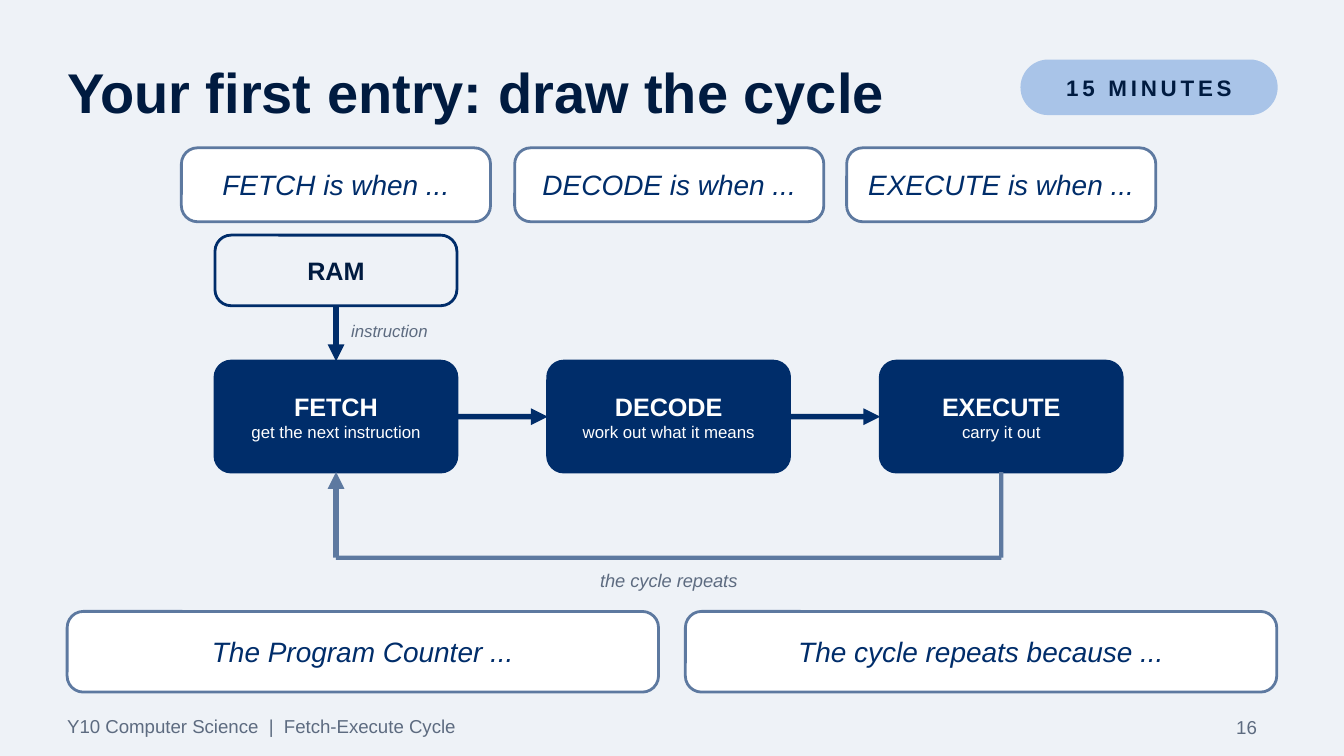
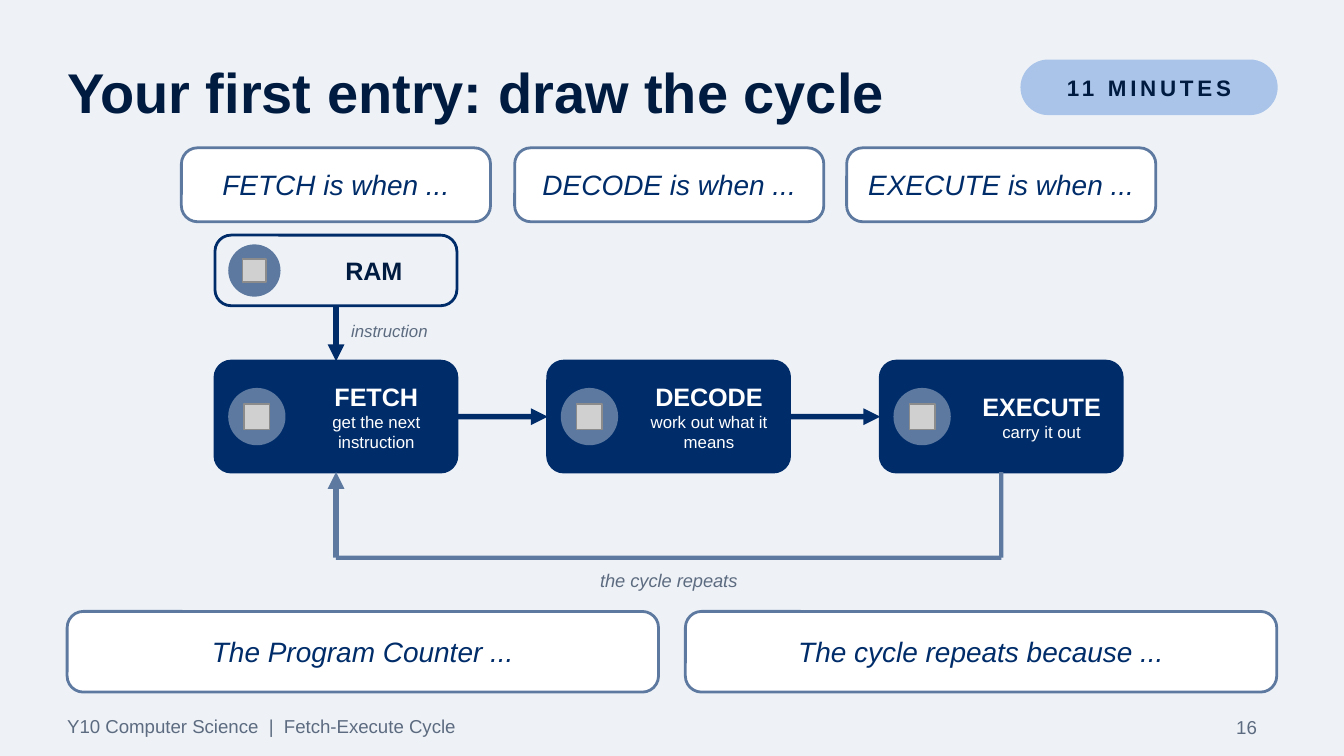
Before and after one commit to Dr-Hughes/Teaching-Materials, a slide deck: slide 16 of computer-science/gcse/y10-systems-architecture-the-fetch-execute-cycle/y10-fetch-execute-cycle.pptx. Drawn at 1344x756 pixels with LibreOffice and Linux fonts; fonts in the diff are those of the drawing; grey boxes stand for pictures. Boxes give left, top, right and bottom in pixels: in the first picture for what was removed or moved away, otherwise in the second. Text is boxed around its words. In the diff, an @@ line names an element or a change of style, - is before the commit and + after.

```diff
--- a/computer-science/gcse/y10-systems-architecture-the-fetch-execute-cycle/y10-fetch-execute-cycle.pptx
+++ b/computer-science/gcse/y10-systems-architecture-the-fetch-execute-cycle/y10-fetch-execute-cycle.pptx
@@ text at (1067,80,1094,96): text changed @@
-15 MINUTES
+11 MINUTES
@@ text "RAM": place and size @@
-text "RAM" at (307,262,364,280)
+text "RAM" at (345,262,402,280)
@@ ellipse added at (230,245,281,296), fill #5D79A0, outline #5D79A0 1 pt @@
@@ picture added at (243,259,266,282) @@
@@ ellipse added at (230,388,285,444), fill #5D79A0, outline #5D79A0 1 pt @@
@@ text "FETCH" rewrapped from (251,398,421,442) to (332,388,420,448) @@
@@ ellipse added at (562,388,617,444), fill #5D79A0, outline #5D79A0 1 pt @@
@@ text "DECODE" rewrapped from (583,398,754,438) to (651,388,767,448) @@
@@ ellipse added at (895,388,950,444), fill #5D79A0, outline #5D79A0 1 pt @@
@@ text "EXECUTE": place and size @@
-text "EXECUTE" at (942,398,1061,442)
+text "EXECUTE" at (982,398,1101,442)
@@ picture added at (245,405,270,430) @@
@@ picture added at (577,405,602,430) @@
@@ picture added at (910,405,935,430) @@
```
Also in this commit, not shown: 15 other slides changed, 5 slides added, 5 slides removed, 41 other files.
